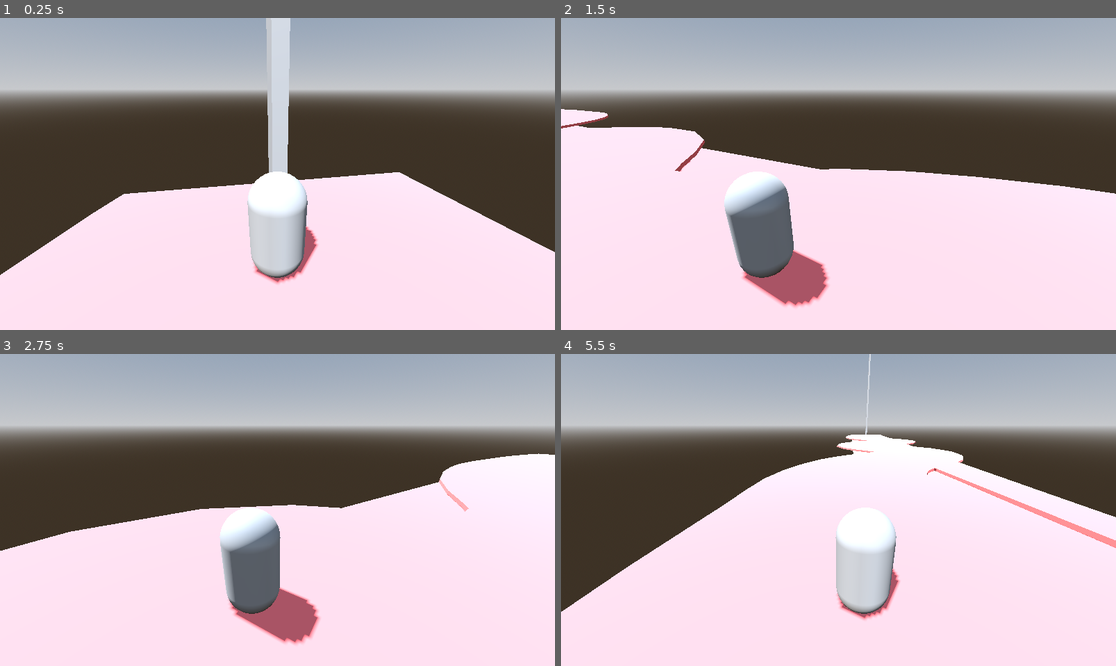
Above: before the commit, frames 1-4 (two rows, left to right).
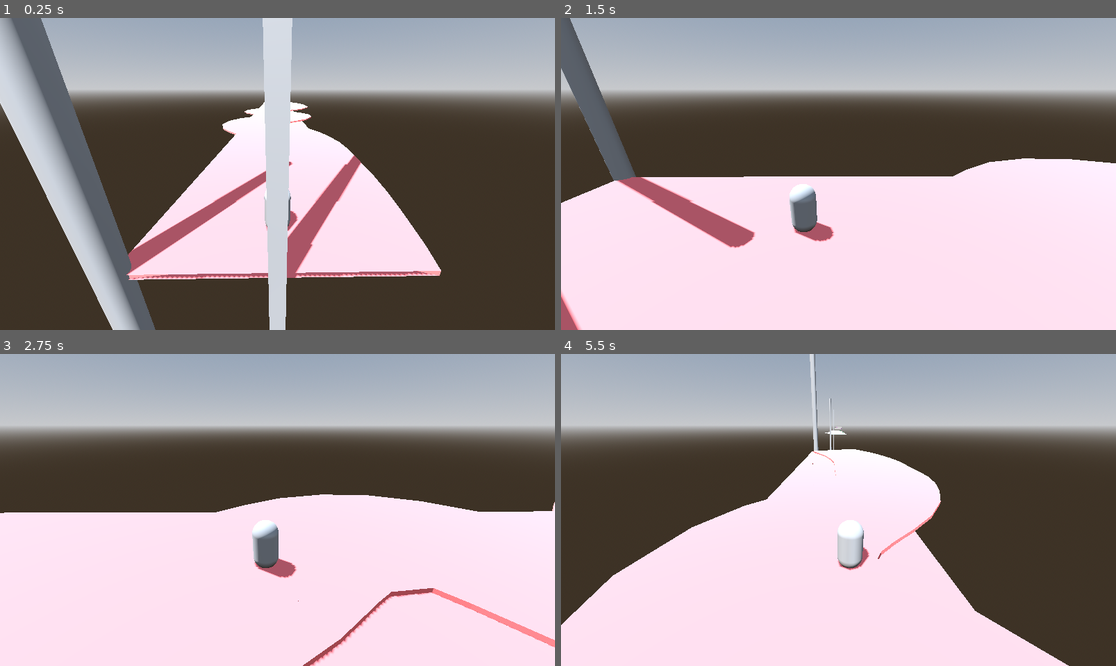
Above: after the commit, the same moments.

Repository: ludovancy/endless-roller
Game: Godot game, scene res://world.tscn
The game is run twice, just before and just after one commit, with the same random seed, the same clock (stepped at 60 frames per second) and the same inputs.
Inputs (mouse positions are in pixels of both pictures, inside the frame that each line leads up to):
- Up to frame 1 (0.25 s): no input
- Up to frame 2 (1.5 s): tap Enter at 0.5 s; move the mouse to (960, 158) at 0.52 s; hold Right (ui_right) 0.53-1.25 s; click (960, 158) at 0.67 s; drag from (727, 189) to (810, 236) at 1.27 s
- Up to frame 3 (2.75 s): move the mouse to (333, 441) at 2.02 s; hold Right (ui_right) from 2.03 s (still down)
- Up to frame 4 (5.5 s): release Right (ui_right) at 2.75 s; drag from (810, 572) to (672, 463) at 2.77 s; move the mouse to (1005, 556) at 3.52 s; hold Left (ui_left) 3.53-4.25 s; drag from (672, 463) to (755, 432) at 4.27 s; move the mouse to (866, 510) at 5.02 s; hold Down (ui_down) from 5.03 s (still down); click (866, 510) at 5.17 s

The runs differ from the first frame. In frame 1, 42% of the frame differs, in the area x 0-100%, y 0-100%; in frame 2, 17%; in frame 3, 12%; in frame 4, 21%.

Commit message:
Create path scene

Diff:
--- /dev/null
+++ b/path.tscn
@@ -0,0 +1,33 @@
+[gd_scene load_steps=4 format=3 uid="uid://32n2mkmfomch"]
+
+[sub_resource type="CylinderMesh" id="CylinderMesh_a1aqu"]
+height = 40.0
+
+[sub_resource type="StandardMaterial3D" id="StandardMaterial3D_hvcfm"]
+albedo_color = Color(1, 0.44, 0.44, 1)
+
+[sub_resource type="Curve3D" id="Curve3D_uokhs"]
+
+[node name="Node3D" type="Node3D"]
+
+[node name="MeshInstance3D" type="MeshInstance3D" parent="."]
+transform = Transform3D(1, 0, 0, 0, 1, 0, 0, 0, 1, 5, 0, 0)
+mesh = SubResource("CylinderMesh_a1aqu")
+skeleton = NodePath("../Path3D")
+
+[node name="CSGPolygon3D" type="CSGPolygon3D" parent="."]
+polygon = PackedVector2Array(-5, 0, -5, 0.2, 5, 0.2, 5, 0)
+mode = 2
+path_node = NodePath("../Path3D")
+path_interval_type = 1
+path_interval = 0.2
+path_simplify_angle = 0.0
+path_rotation = 2
+path_local = false
+path_continuous_u = true
+path_u_distance = 1.28
+path_joined = true
+material = SubResource("StandardMaterial3D_hvcfm")
+
+[node name="Path3D" type="Path3D" parent="."]
+curve = SubResource("Curve3D_uokhs")
--- a/player.tscn
+++ b/player.tscn
@@ -19,4 +19,4 @@
 mesh = SubResource("CapsuleMesh_23wit")
 
 [node name="Camera3D" type="Camera3D" parent="."]
-transform = Transform3D(1, 0, 0, 0, 0.922955, 0.384908, 0, -0.384908, 0.922955, 0, 3.29, 2.982)
+transform = Transform3D(1, 0, 0, 0, 0.922955, 0.384908, 0, -0.384908, 0.922955, 0, 5.31473, 6.75776)
--- a/src/world.gd
+++ b/src/world.gd
@@ -1,7 +1,7 @@
 extends Node3D
 
 @export var points_in_curve : int = 10
-@export var init_speed : float = 0.15
+@export var init_speed : float = 0.1
 var speed = init_speed
 var t : float = 0
 
@@ -9,12 +9,20 @@
 @onready var player: Node3D = $Player
 @onready var path_root: Node3D = $PathRoot
 
-@export var max_paths : int = 3
-@onready var path_3d: Path3D = $PathRoot/Path3D
-@onready var path_3d_2: Path3D = $PathRoot/Path3D2
-@onready var path_3d_3: Path3D = $PathRoot/Path3D3
+@export var max_paths : int = 4
 
-@onready var paths : Array[Path3D] = [path_3d, path_3d_2, path_3d_3]
+@onready var node_3d: Node3D = $PathRoot/Node3D
+@onready var node_3d_2: Node3D = $PathRoot/Node3D2
+@onready var node_3d_3: Node3D = $PathRoot/Node3D3
+@onready var node_3d_4: Node3D = $PathRoot/Node3D4
+
+@onready var path_3d: Path3D = $PathRoot/Node3D/Path3D
+@onready var path_3d_2: Path3D = $PathRoot/Node3D2/Path3D2
+@onready var path_3d_3: Path3D = $PathRoot/Node3D4/Path3D3
+@onready var path_3d_4: Path3D = $PathRoot/Node3D3/Path3D4
+
+@onready var paths : Array[Path3D] = [path_3d, path_3d_2, path_3d_3, path_3d_4]
+@onready var nodes : Array[Node3D] = [node_3d, node_3d_2, node_3d_3, node_3d_4]
 var path_index := 0
 
 func _ready():
@@ -34,22 +42,29 @@
 	update_control_points(0.7, paths[index].curve)
 	# place path
 	var prev_path_index = posmod((index - 1), max_paths)
-	var prev_path_pos := paths[prev_path_index].position
+	var prev_path_pos := nodes[prev_path_index].position
 	var last_point : Vector3 = Vector3.ZERO
 	if paths[prev_path_index].curve.point_count > 0:
 		last_point = paths[prev_path_index].curve.get_point_position(
 			paths[prev_path_index].curve.point_count - 1
 		)
-	paths[index].position = prev_path_pos + last_point
+	last_point = Vector3(0,0,(points_in_curve - 1) * 10)
+	if (paths[prev_path_index].curve.point_count == 0):
+		last_point = Vector3.ZERO
+	nodes[index].position = prev_path_pos + last_point
+	#paths[index].position = Vector3.ZERO
+	print(paths[index].position)
 
 func cycle_path():
 	var initial_location : Vector3 = \
 	paths[path_index].curve.get_point_position(
 		paths[path_index].curve.point_count - 1
 	)
+	print(initial_location)
+	initial_location = Vector3(0,0,(points_in_curve - 1) * 10)
 	# move everything back
 	for i in range(max_paths):
-		paths[i].translate(-1 * initial_location)
+		nodes[i].translate(-1 * initial_location)
 	# advance
 	path_index = (path_index + 1) % max_paths
 	generate_path(posmod((path_index - 2), max_paths)) # no negative numbers
@@ -62,8 +77,9 @@
 	var move := paths[path_index].curve.sample_baked_with_rotation(
 		t * paths[path_index].curve.get_baked_length(), true)
 	print(move)
-	path_root.transform = move.inverse()
-	#path_root.transform = Transform3D(Basis(), Vector3(0, 0, -t * 90))
+	#path_root.transform = move.inverse()
+	path_root.transform = Transform3D(Basis(),
+		Vector3(0, 0, -t * (points_in_curve - 1) * 10))
 
 #Convert Catmull-Rom to Bezier (Curve3D)
 #For more information check out this paper:
--- a/world.tscn
+++ b/world.tscn
@@ -23,6 +23,9 @@
 [sub_resource type="StandardMaterial3D" id="StandardMaterial3D_hvcfm"]
 albedo_color = Color(1, 0.44, 0.44, 1)
 
+[sub_resource type="CylinderMesh" id="CylinderMesh_a1aqu"]
+height = 40.0
+
 [sub_resource type="Curve3D" id="Curve3D_0kvio"]
 
 [sub_resource type="StandardMaterial3D" id="StandardMaterial3D_uy5lb"]
@@ -31,7 +34,7 @@
 [sub_resource type="Curve3D" id="Curve3D_l0f1l"]
 
 [sub_resource type="StandardMaterial3D" id="StandardMaterial3D_mf5i2"]
-albedo_color = Color(0.516667, 0.5, 1, 1)
+albedo_color = Color(0.991667, 0.5, 1, 1)
 
 [node name="World" type="Node3D"]
 script = ExtResource("1_dn3g7")
@@ -51,10 +54,12 @@
 [node name="MeshInstance3D" type="MeshInstance3D" parent="PathRoot"]
 mesh = SubResource("PrismMesh_equ1w")
 
-[node name="Path3D" type="Path3D" parent="PathRoot"]
+[node name="Node3D" type="Node3D" parent="PathRoot"]
+
+[node name="Path3D" type="Path3D" parent="PathRoot/Node3D"]
 curve = SubResource("Curve3D_uokhs")
 
-[node name="CSGPolygon3D" type="CSGPolygon3D" parent="PathRoot/Path3D"]
+[node name="CSGPolygon3D" type="CSGPolygon3D" parent="PathRoot/Node3D/Path3D"]
 polygon = PackedVector2Array(-5, 0, -5, 0.2, 5, 0.2, 5, 0)
 mode = 2
 path_node = NodePath("..")
@@ -68,10 +73,16 @@
 path_joined = true
 material = SubResource("StandardMaterial3D_hvcfm")
 
-[node name="Path3D2" type="Path3D" parent="PathRoot"]
+[node name="MeshInstance3D" type="MeshInstance3D" parent="PathRoot/Node3D/Path3D"]
+transform = Transform3D(1, 0, 0, 0, 1, 0, 0, 0, 1, 5, 0, 0)
+mesh = SubResource("CylinderMesh_a1aqu")
+
+[node name="Node3D2" type="Node3D" parent="PathRoot"]
+
+[node name="Path3D2" type="Path3D" parent="PathRoot/Node3D2"]
 curve = SubResource("Curve3D_0kvio")
 
-[node name="CSGPolygon3D2" type="CSGPolygon3D" parent="PathRoot/Path3D2"]
+[node name="CSGPolygon3D2" type="CSGPolygon3D" parent="PathRoot/Node3D2/Path3D2"]
 polygon = PackedVector2Array(-5, 0, -5, 0.2, 5, 0.2, 5, 0)
 mode = 2
 path_node = NodePath("..")
@@ -85,10 +96,17 @@
 path_joined = true
 material = SubResource("StandardMaterial3D_uy5lb")
 
-[node name="Path3D3" type="Path3D" parent="PathRoot"]
+[node name="MeshInstance3D2" type="MeshInstance3D" parent="PathRoot/Node3D2/Path3D2"]
+transform = Transform3D(1, 0, 0, 0, 1, 0, 0, 0, 1, 5, 0, 0)
+mesh = SubResource("CylinderMesh_a1aqu")
+skeleton = NodePath("../../../Node3D/Path3D")
+
+[node name="Node3D3" type="Node3D" parent="PathRoot"]
+
+[node name="Path3D4" type="Path3D" parent="PathRoot/Node3D3"]
 curve = SubResource("Curve3D_l0f1l")
 
-[node name="CSGPolygon3D3" type="CSGPolygon3D" parent="PathRoot/Path3D3"]
+[node name="CSGPolygon3D4" type="CSGPolygon3D" parent="PathRoot/Node3D3/Path3D4"]
 snap = 1e-06
 polygon = PackedVector2Array(-5, 0, -5, 0.2, 5, 0.2, 5, 0)
 mode = 2
@@ -102,3 +120,33 @@
 path_u_distance = 0.54
 path_joined = true
 material = SubResource("StandardMaterial3D_mf5i2")
+
+[node name="MeshInstance3D4" type="MeshInstance3D" parent="PathRoot/Node3D3/Path3D4"]
+transform = Transform3D(1, 0, 0, 0, 1, 0, 0, 0, 1, 5, 0, 0)
+mesh = SubResource("CylinderMesh_a1aqu")
+skeleton = NodePath("../../../Node3D/Path3D")
+
+[node name="Node3D4" type="Node3D" parent="PathRoot"]
+
+[node name="Path3D3" type="Path3D" parent="PathRoot/Node3D4"]
+curve = SubResource("Curve3D_l0f1l")
+
+[node name="CSGPolygon3D3" type="CSGPolygon3D" parent="PathRoot/Node3D4/Path3D3"]
+snap = 1e-06
+polygon = PackedVector2Array(-5, 0, -5, 0.2, 5, 0.2, 5, 0)
+mode = 2
+path_node = NodePath("..")
+path_interval_type = 1
+path_interval = 1.0
+path_simplify_angle = 0.0
+path_rotation = 2
+path_local = false
+path_continuous_u = true
+path_u_distance = 0.54
+path_joined = true
+material = SubResource("StandardMaterial3D_mf5i2")
+
+[node name="MeshInstance3D3" type="MeshInstance3D" parent="PathRoot/Node3D4/Path3D3"]
+transform = Transform3D(1, 0, 0, 0, 1, 0, 0, 0, 1, 5, 0, 0)
+mesh = SubResource("CylinderMesh_a1aqu")
+skeleton = NodePath("../../../Node3D/Path3D")
Not shown: 1 places in world.tscn that only renumber resources
